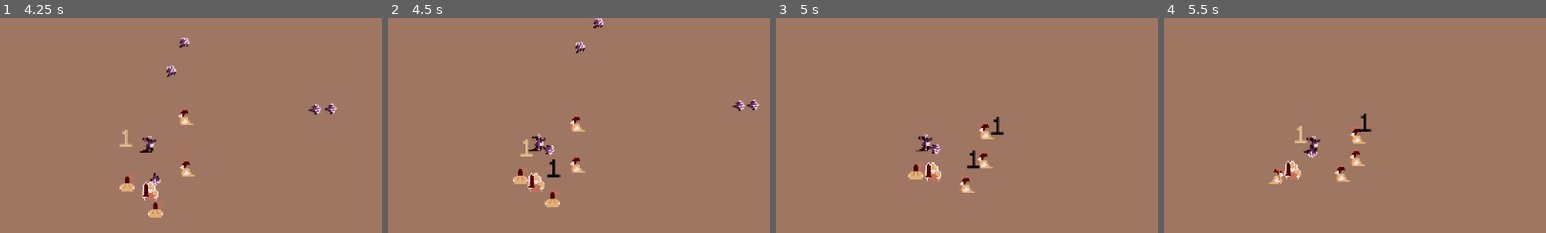
Above: before the commit, frames 1-4 (left to right).
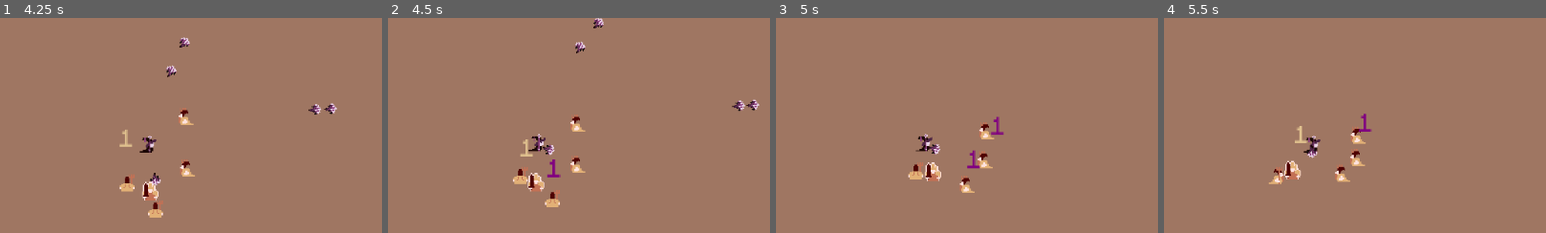
Above: after the commit, the same moments.

Repository: DanWaywell/collab_jam_game
Game: Godot game, scene res://menu/start_menu.tscn
The game is run twice, just before and just after one commit, with the same random seed, the same clock (stepped at 60 frames per second) and the same inputs.
Inputs (mouse positions are % of the whole screen's width and height, from its top left):
- Up to frame 1 (4.25 s): click "Start" at 0.5 s; move the mouse to (72, 45) at 1.27 s; hold D (move_right) 1.28-2 s; hold Space (action_1) 1.28-2 s; click (72, 45) at 1.42 s; drag from (30, 55) to (64, 71) at 2.02 s; move the mouse to (60, 28) at 2.77 s; hold D (move_right) 2.78-3.5 s; hold Space (action_1) 2.78-3.5 s; click (60, 28) at 2.92 s; drag from (45, 70) to (58, 58) at 3.52 s
- Up to frame 2 (4.5 s): move the mouse to (80, 65) at 4.27 s; hold A (move_left) from 4.28 s (still down); hold Space (action_1) from 4.28 s (still down); click (80, 65) at 4.42 s
- Up to frame 3 (5 s): keep holding A (move_left); keep holding Space (action_1)
- Up to frame 4 (5.5 s): release A (move_left) at 5 s; release Space (action_1) at 5 s; drag from (20, 35) to (49, 55) at 5.02 s
The pictures show only the part of the screen within x 31-81%, y 20-70%; the shares and areas given below are measured in that part.

Frame 1 is identical in both runs. In frame 2, 0.1% of the frame differs, in the area x 41-46%, y 65-75%; in frame 3, 0.2%, in the area x 50-60%, y 45-71%; in frame 4, 0.1%.

Commit message:
Merged branches

Diff:
--- a/src/opponent/opponent.gd
+++ b/src/opponent/opponent.gd
@@ -93,16 +93,17 @@
 
 func check_health():
 	if health < 1:
-		if last_hit_source is Player:
-			GlobalGameManager.enemy_killed_by_player.emit(self)
-		if last_hit_source is Rival:
-			GlobalGameManager.enemy_killed_by_rival.emit(self)
+		if is_instance_valid(last_hit_source):
+			if last_hit_source is Player:
+				GlobalGameManager.enemy_killed_by_player.emit(self)
+			if last_hit_source is Rival:
+				GlobalGameManager.enemy_killed_by_rival.emit(self)
 
-		# wait a bit before queue_free to show the dmg number
-		$attack_reach/CollisionShape2D.disabled = true
-		$Sprite2D.visible = false
-		await get_tree().create_timer(0.7).timeout
-		queue_free()
+			# wait a bit before queue_free to show the dmg number
+			$attack_reach/CollisionShape2D.disabled = true
+			$Sprite2D.visible = false
+			await get_tree().create_timer(0.7).timeout
+			queue_free()
 
 
 func _on_detection_area_body_entered(body: Node2D) -> void:
--- a/src/player/projectile_shooter.gd
+++ b/src/player/projectile_shooter.gd
@@ -11,7 +11,7 @@
 	touch_screen_joystick_2 = player.touch_controlles.get_node("TouchJoystick2")
 
 
-func _physics_process(delta: float) -> void:
+func _physics_process(_delta: float) -> void:
 	if shoot_delay.is_stopped():
 		if touch_screen_joystick_2.position_vector != Vector2(0,0):
 			fire_projectile(touch_screen_joystick_2.position_vector)
@@ -27,7 +27,7 @@
 	new_projectile.damage = GlobalData.dmg
 	new_projectile.position = global_position
 	new_projectile.source = player
-
+	new_projectile.color = Color.WEB_PURPLE
 	new_projectile.direction = direction
 	player.add_sibling(new_projectile)
 
--- a/src/ui_common/dmg_popup_number.tscn
+++ b/src/ui_common/dmg_popup_number.tscn
@@ -4,7 +4,6 @@
 
 [node name="dmg_popup_number" type="RichTextLabel"]
 clip_contents = false
-anchors_preset = -1
 theme_override_fonts/normal_font = ExtResource("1_10hlx")
 theme_override_font_sizes/normal_font_size = 32
 bbcode_enabled = true
